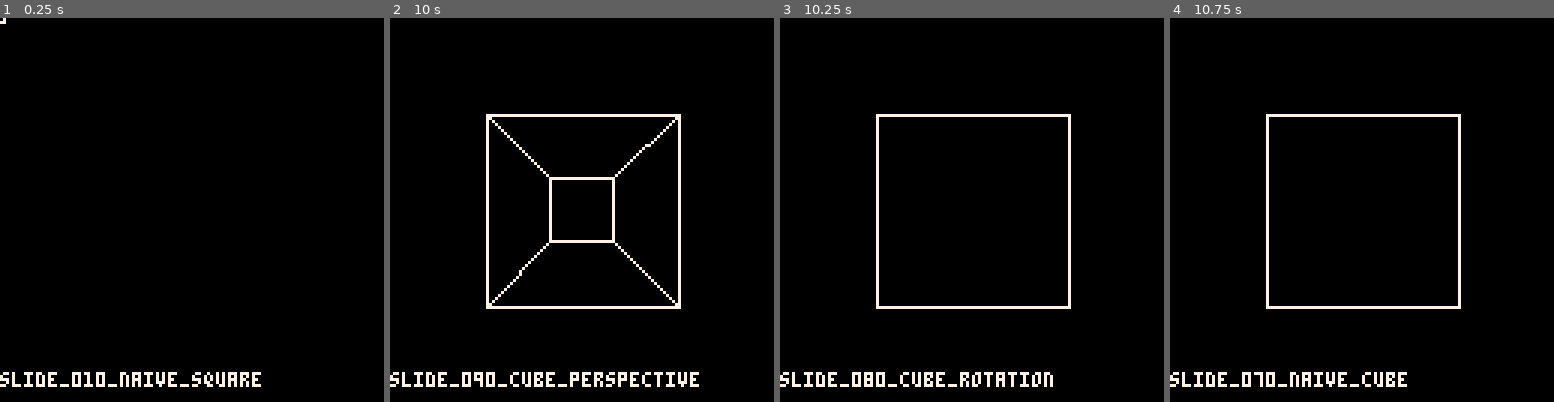
Above: before the commit, frames 1-4 (left to right).
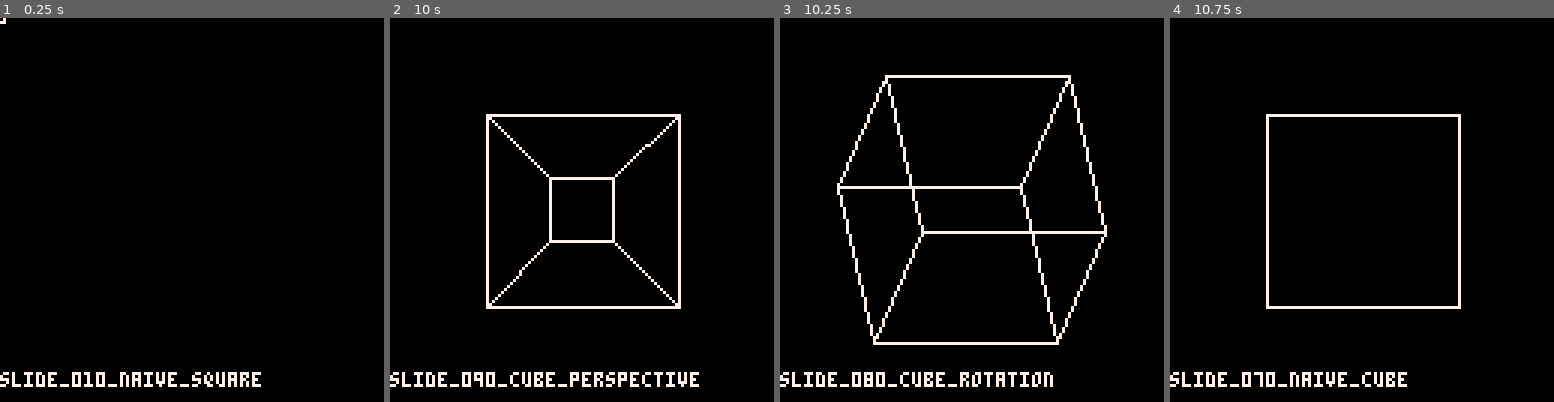
Above: after the commit, the same moments.

Repository: MiniMechMedia/pico8-games
Game: PICO-8 cartridge carts/graphics-with-pico8/game-template.p8
The game is run twice, just before and just after one commit, with the same random seed, the same clock (stepped at 60 frames per second) and the same inputs.
Inputs:
- Up to frame 1 (0.25 s): no input
- Up to frame 2 (10 s): hold Right 1.6-2.1 s; hold Right 2.47-3.03 s; hold Left 3.08-3.58 s; hold Right 4.02-4.68 s; hold Left 5.08-5.68 s; hold Right 6.08-6.58 s; hold Right 6.63-7.13 s; hold Right 7.5-8.07 s; hold Left 8.12-8.62 s; hold Right 9.05-9.72 s
- Up to frame 3 (10.25 s): hold Left from 10.12 s (still down)
- Up to frame 4 (10.75 s): release Left at 10.72 s

Frames 1-2 are identical in both runs. In frame 3, 5.1% of the frame differs, in the area x 14-86%, y 14-86%; in frame 4, nothing differs.

Commit message:
cool can do the file watch and switch slides and stuff.

Diff:
--- a/carts/graphics-with-pico8/game-template.p8
+++ b/carts/graphics-with-pico8/game-template.p8
@@ -96,14 +96,6 @@
 
 
 
-matrix1 = {
-	{1, 2, 3},
-	{4, 5, 6},
-	{7, 8, 9}
-}
-
-vec = {1, 2, 3}
-
 -- TODO be smarter...
 function vecmul(matrix, vector)
 	vector = {vector.x, vector.y, vector.z}
@@ -133,6 +125,31 @@
 end
 
 
+function rotate(vector, euler_angles)
+	alpha, beta, gamma = euler_angles.x, euler_angles.y, euler_angles.z
+	yaw = {
+		{cos(alpha), -sin(alpha), 0},
+		{sin(alpha), cos(alpha), 0},
+		{0, 0, 1}
+	}
+
+	pitch = {
+		{cos(beta), 0, sin(beta)},
+		{0, 1, 0},
+		{-sin(beta), 0, cos(beta)}
+	}
+
+	roll = {
+		{1, 0, 0},
+		{0, cos(gamma), -sin(gamma)},
+		{0, sin(gamma), cos(gamma)}
+	}
+
+	-- Multiply yaw by pitch, then the result by roll
+	local yaw_pitch = matmul(yaw, pitch)
+	local rotation_matrix = matmul(yaw_pitch, roll)
+	return vecmul(rotation_matrix, vector)
+end
 
 
 function _init()
@@ -147,9 +164,13 @@
 end
 
 function inc_slide_index(amount)
+	local original = slide_index
 	slide_index += amount
 	slide_index = mid(1, slide_index, #slides)
 	dset(0, slide_index) -- persist slide_index to storage
+	if original != slide_index then
+		printh(slides[slide_index].name .. '.lua')
+	end
 end
 
 function _update()
--- a/carts/graphics-with-pico8/slide_080_cube_rotation.lua
+++ b/carts/graphics-with-pico8/slide_080_cube_rotation.lua
@@ -52,7 +52,8 @@
             {
                 scale={x=1, y=1, z=1},
                 pos={x=0, y=0, z=0},
-                rot={x=0, y=0, z=0},
+                -- rot={x=0, y=0, z=0},
+                rot={x=0, y=0.05, z=0.1},
                 -- rot={x=0, y=time()/10, z=0.05}
             }
         ),
Empty file added: carts/graphics-with-pico8/slide_100_cube_solid_faces.lua
Not shown, changed: carts/graphics-with-pico8/.gitignore
Not shown, changed: carts/graphics-with-pico8/README.md
Not shown, added: carts/graphics-with-pico8/slide_controller.py
